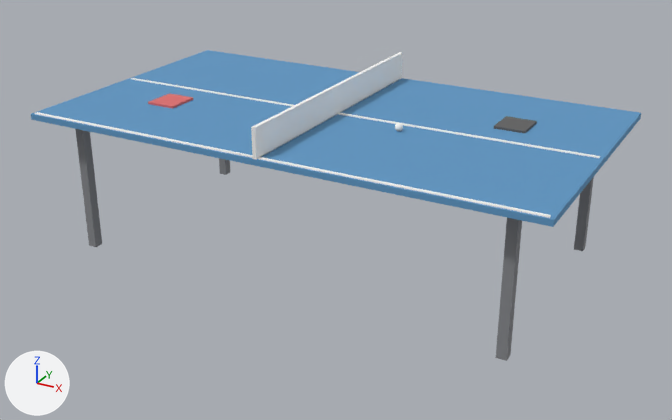
The glTF model assets/glb/table_tennis.glb as it was, and as the next commit left it.
One viewpoint serves both versions: a 50 mm lens placed at (2.21, -4.02, 2.23), pointed at (0.04, -0.08, 0.26). The lights are fixed; the arrows at lower left show +X, +Y and +Z. The older version comes first. Where no turn or scale is listed for an object, it has been applied to the vertices.

In view in the first picture: 'simple_c0', 'simple_c1', 'simple_c2', 'simple_c3', 'simple_c4', 'simple_c5'.
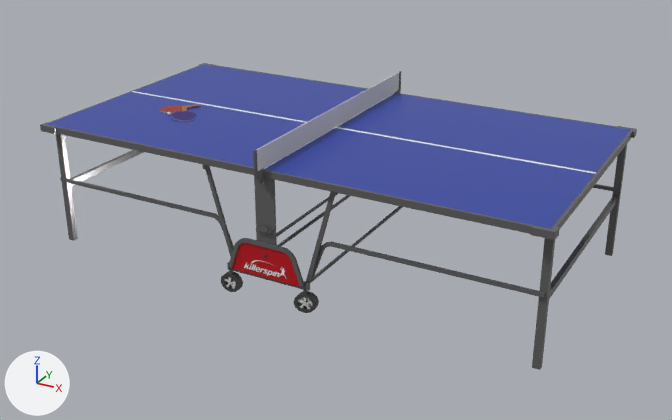
Where the change shows, as pixel boxes [x1, y1, x2, y2] in the pictures (672 x 420 px):
'simple_c0', deleted (blue): before [31, 50, 641, 227]
'table_tennis_7_n0', added (blue): after [47, 64, 631, 287]
'simple_c2', reshaped, rescaled: before [75, 129, 594, 361]; after [40, 63, 637, 370]
'simple_c4', deleted: before [35, 52, 600, 218]
'table_tennis_0_n0', added: after [257, 73, 399, 171]
'table_tennis_4_n0', added: after [221, 254, 319, 313]
'simple_c1', deleted: before [494, 116, 537, 133]
'simple_c3', deleted: before [148, 93, 193, 109]
'table_tennis_2_n0', added: after [171, 106, 197, 121]
'table_tennis_1_n0', added: after [160, 104, 200, 113]
'table_tennis_5_n0', added: after [224, 277, 312, 309]
'simple_c5', deleted: before [395, 123, 403, 131]
part 1 of me_simple_c2, added: after [254, 176, 277, 245]
part 2 of me_simple_c2, deleted: before [219, 158, 230, 175]
part 3 of me_simple_c2, deleted: before [75, 129, 102, 247]
part 4 of me_simple_c2, deleted: before [574, 177, 594, 251]
part 5 of me_simple_c2, deleted: before [496, 218, 522, 361]
part 6 of me_simple_c2, added: after [40, 63, 637, 370]

Diff of the bpy script that builds the scene:
```diff
--- a/assets/glb/table_tennis.glb.py
+++ b/assets/glb/table_tennis.glb.py
@@ me_simple_c2 @@
-me_simple_c2.from_pydata(...)  # 32 vertices, 48 faces; spans x -1.2..1.2, y -0.64..0.64, z 0.0..0.73
-me_simple_c2.materials.append(mat_material_2)  # grey #85878b
+me_simple_c2.from_pydata(...)  # 692 vertices, 982 faces; spans x -1.31..1.31, y -0.79..0.79, z 0.0..0.85
+# me_simple_c2 part 1: a new loose piece, a box spanning x -0.05..0.05, y -0.719..-0.706, z 0.162..0.696, in mat_02___default (dark grey #5f5f5f)
+# me_simple_c2 part 2: the loose piece of 8 vertices spanning x -1.2..-1.14, y 0.59..0.64, z 0.0..0.73 is deleted
+# me_simple_c2 part 3: the loose piece of 8 vertices spanning x -1.2..-1.14, y -0.64..-0.59, z 0.0..0.73 is deleted
+# me_simple_c2 part 4: the loose piece of 8 vertices spanning x 1.14..1.2, y 0.59..0.64, z 0.0..0.73 is deleted
+# me_simple_c2 part 5: the loose piece of 8 vertices spanning x 1.14..1.2, y -0.64..-0.59, z 0.0..0.73 is deleted
+# me_simple_c2 part 6: 676 vertices added at x -1.31..1.31, y -0.79..0.79, z 0.0..0.85
+# other edits to the shape of me_simple_c2 do not show in these pictures
+me_simple_c2.materials.append(mat_02___default)  # dark grey #5f5f5f
@@ me_table_tennis_0 @@
+me_table_tennis_0.from_pydata([(0.001, -0.748, 0.691), (0.001, 0.748, 0.691), (0.001, 0.748, 0.795), (0.001, -0.748, 0.795), (0.0, -0.748, 0.691), (0.0, -0.748, 0.795), (0.0, 0.748, 0.795), (0.0, 0.748, 0.691)], [], [(0, 1, 2), (0, 2, 3), (4, 5, 6), (4, 6, 7)])
+me_table_tennis_0.materials.append(mat_05___default)  # light grey #cacaca
@@ ob_simple_c0 @@
-ob_simple_c0 = bpy.data.objects.new('simple_c0', me_simple_c0)
@@ ob_simple_c1 @@
-ob_simple_c1 = bpy.data.objects.new('simple_c1', me_simple_c1)
@@ ob_simple_c2 @@
 ob_simple_c2.location = (0.0, 0.0, 0.0)
+ob_simple_c2.scale = (1.05, 0.965, 0.939)
@@ ob_simple_c3 @@
-ob_simple_c3 = bpy.data.objects.new('simple_c3', me_simple_c3)
@@ ob_simple_c4 @@
-ob_simple_c4 = bpy.data.objects.new('simple_c4', me_simple_c4)
@@ ob_simple_c5 @@
-ob_simple_c5 = bpy.data.objects.new('simple_c5', me_simple_c5)
@@ ob_table_tennis_7_n0 @@
+ob_table_tennis_7_n0 = bpy.data.objects.new('table_tennis_7_n0', me_table_tennis_7)  # 44 vertices, 34 faces; spans x -1.35..1.35, y -0.75..0.75, z 0.13..0.8; in mat_material_25 (picture img_image_3)
+ob_table_tennis_7_n0.location = (0.0, 0.0, 0.0)
@@ ob_table_tennis_5_n0 @@
+ob_table_tennis_5_n0 = bpy.data.objects.new('table_tennis_5_n0', me_table_tennis_5)  # 456 vertices, 432 faces; spans x -0.255..0.255, y -0.713..0.712, z 0.016..0.088; in mat_05___default (light grey #cacaca)
+ob_table_tennis_5_n0.location = (0.0, 0.0, 0.0)
@@ ob_table_tennis_4_n0 @@
+ob_table_tennis_4_n0 = bpy.data.objects.new('table_tennis_4_n0', me_table_tennis_4)  # 258 vertices, 474 faces; spans x -0.269..0.27, y -0.721..0.72, z 0.001..0.26; in mat_03___default (dark grey #404040)
+ob_table_tennis_4_n0.location = (0.0, 0.0, 0.0)
@@ ob_table_tennis_2_n0 @@
+ob_table_tennis_2_n0 = bpy.data.objects.new('table_tennis_2_n0', me_table_tennis_2)  # 166 vertices, 328 faces; spans x -0.885..-0.718, y -0.317..-0.125, z 0.687..0.706; in mat_material_28 (picture img_image_1)
+ob_table_tennis_2_n0.location = (0.0, 0.0, 0.0)
@@ ob_table_tennis_1_n0 @@
+ob_table_tennis_1_n0 = bpy.data.objects.new('table_tennis_1_n0', me_table_tennis_1)  # 166 vertices, 328 faces; spans x -0.989..-0.824, y -0.241..-0.048, z 0.687..0.697; in mat_material_27 (picture img_image_0)
+ob_table_tennis_1_n0.location = (0.0, 0.0, 0.0)
@@ ob_table_tennis_0_n0 @@
+ob_table_tennis_0_n0 = bpy.data.objects.new('table_tennis_0_n0', me_table_tennis_0)
+ob_table_tennis_0_n0.location = (0.0, 0.0, 0.0)
```
